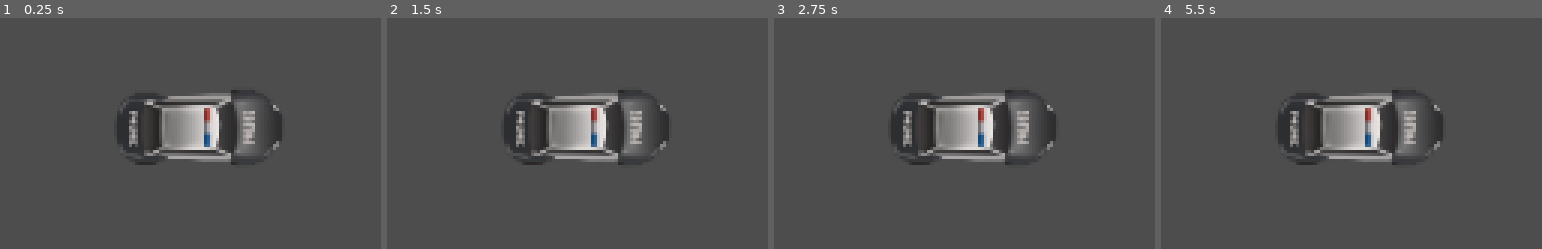
Above: before the commit, frames 1-4 (left to right).
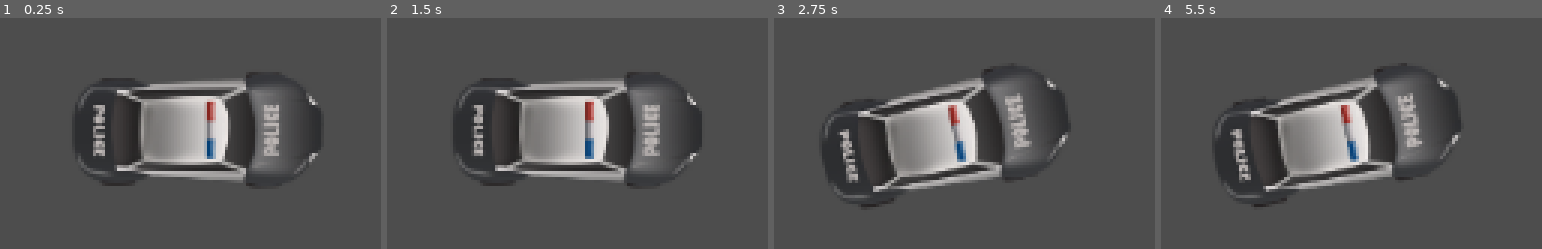
Above: after the commit, the same moments.

Repository: pedroHPlins/Organ_Rush
Game: Godot game, scene res://Main.tscn
Two runs of this game, one before a commit and one after it. Both use one fixed random seed, a clock stepped at 60 frames per second and the inputs below.
Inputs:
- Up to frame 1 (0.25 s): no input
- Up to frame 2 (1.5 s): tap Enter at 0.5 s; hold Right (steer_right) 0.53-1.28 s; hold Shift (drift) 0.53-1.28 s; tap Space at 1.25 s; hold Down (brake) from 1.28 s (still down); tap Shift (drift) at 1.35 s
- Up to frame 3 (2.75 s): release Down (brake) at 2.03 s; hold Right (steer_right) from 2.03 s (still down); hold Shift (drift) from 2.03 s (still down)
- Up to frame 4 (5.5 s): release Right (steer_right) at 2.78 s; release Shift (drift) at 2.78 s; hold Up (accelerate) 2.78-3.53 s; tap Shift (drift) at 2.85, 4.35 s; hold Shift (drift) 3.53-4.28 s; hold Left (steer_left) 3.53-5.03 s; hold Down (brake) from 5.03 s (still down); hold Shift (drift) from 5.03 s (still down)

The runs differ from the first frame. In frame 1, 16% of the frame differs, in the area x 19-85%, y 23-73%; in frame 2, 17%; in frame 3, 18%, in the area x 12-78%, y 20-82%; in frame 4, 17%.
Error before the commit: Parse Error: Member "velocity" redefined (original in native class 'CharacterBody2D') (res://Player.gd:10)

Commit message:
Correcao Player.gd

Diff:
--- a/Main.tscn
+++ b/Main.tscn
@@ -1,10 +1,10 @@
-[gd_scene load_steps=3 format=2]
+[gd_scene load_steps=3 format=3 uid="uid://sty7ijite2dj"]
 
-[ext_resource path="res://Track.tscn" type="PackedScene" id=1]
-[ext_resource path="res://Player.tscn" type="PackedScene" id=2]
+[ext_resource type="PackedScene" uid="uid://dehbevv0spxwn" path="res://Track.tscn" id="1"]
+[ext_resource type="PackedScene" uid="uid://c0ycsxtpvq4j1" path="res://Player.tscn" id="2"]
 
 [node name="Main" type="Node2D"]
 
-[node name="Player" parent="." instance=ExtResource( 2 )]
+[node name="Player" parent="." instance=ExtResource("2")]
 
-[node name="Track" parent="." instance=ExtResource( 1 )]
+[node name="Track" parent="." instance=ExtResource("1")]
--- a/Player.gd
+++ b/Player.gd
@@ -1,13 +1,12 @@
 extends CharacterBody2D
 
 # Configurações de movimento
-@export var max_speed = 500
-@export var acceleration = 800
+@export var max_speed = 250
+@export var acceleration = 80
 @export var steering = 2.5
 @export var friction = 0.97
 @export var drift_factor = 0.95
 
-var velocity = Vector2.ZERO
 var speed = 0
 var drift = false
 
--- a/Player.tscn
+++ b/Player.tscn
@@ -1,29 +1,29 @@
-[gd_scene load_steps=4 format=2]
+[gd_scene load_steps=4 format=3 uid="uid://c0ycsxtpvq4j1"]
 
-[ext_resource path="res://Player.gd" type="Script" id=1]
-[ext_resource path="res://Sprites/Police.png" type="Texture2D" id=2]
+[ext_resource type="Script" path="res://Player.gd" id="1"]
+[ext_resource type="Texture2D" uid="uid://cgtql4heamlct" path="res://assets/Sprites/Police.png" id="2"]
 
-[sub_resource type="RectangleShape2D" id=1]
-extents = Vector2( 23.0001, 50.1875 )
+[sub_resource type="RectangleShape2D" id="1"]
+size = Vector2(46.0002, 100.375)
 
 [node name="Player" type="CharacterBody2D"]
-scale = Vector2( 0.75, 0.75 )
 z_index = 1
-script = ExtResource( 1 )
+scale = Vector2(0.75, 0.75)
+script = ExtResource("1")
 
 [node name="Sprite2D" type="Sprite2D" parent="."]
-position = Vector2( 0, 1 )
+position = Vector2(0, 1)
 rotation = 1.5708
-scale = Vector2( 0.5, 0.5 )
-texture = ExtResource( 2 )
+scale = Vector2(0.25, 0.25)
+texture = ExtResource("2")
 
 [node name="CollisionShape2D" type="CollisionShape2D" parent="."]
-position = Vector2( -2, 0 )
+position = Vector2(-2, 0)
 rotation = 1.5708
-scale = Vector2( 0.75, 0.75 )
-shape = SubResource( 1 )
+scale = Vector2(0.75, 0.75)
+shape = SubResource("1")
 
 [node name="Camera2D" type="Camera2D" parent="."]
-scale = Vector2( 0.75, 0.75 )
-current = true
+scale = Vector2(0.25, 0.25)
+zoom = Vector2(3, 3)
 position_smoothing_enabled = true
--- a/Track.tscn
+++ b/Track.tscn
@@ -1,28 +1,11 @@
-[gd_scene load_steps=3 format=2]
+[gd_scene load_steps=2 format=3 uid="uid://dehbevv0spxwn"]
 
-[ext_resource path="res://assets/tracks/TD racing assets.png" type="Texture2D" id=1]
-
-[sub_resource type="TileSet" id=1]
-0/name = "TD racing assets.png 0"
-0/texture = ExtResource( 1 )
-0/tex_offset = Vector2( 0, 0 )
-0/modulate = Color( 1, 1, 1, 1 )
-0/region = Rect2( 176, 224, 64, 64 )
-0/tile_mode = 0
-0/occluder_offset = Vector2( 0, 0 )
-0/navigation_offset = Vector2( 0, 0 )
-0/shape_offset = Vector2( 0, 0 )
-0/shape_transform = Transform2D( 1, 0, 0, 1, 0, 0 )
-0/shape_one_way = false
-0/shape_one_way_margin = 0.0
-0/shapes = [  ]
-0/z_index = 0
+[sub_resource type="TileSet" id="TileSet_euwps"]
+terrain_set_0/mode = 0
+terrain_set_0/terrain_0/name = "Pista"
+terrain_set_0/terrain_0/color = Color(0.5, 0.34375, 0.25, 1)
 
 [node name="Track" type="Node2D"]
 
-[node name="Estrada" type="TileMap" parent="."]
-show_behind_parent = true
-tile_set = SubResource( 1 )
-cell_tile_origin = 1
-collision_layer = 2
-format = 1
+[node name="TileMapLayer" type="TileMapLayer" parent="."]
+tile_set = SubResource("TileSet_euwps")
--- a/default_env.tres
+++ b/default_env.tres
@@ -1,7 +1,7 @@
-[gd_resource type="Environment" load_steps=2 format=2]
+[gd_resource type="Environment" load_steps=2 format=3 uid="uid://ckc7h6nbash6b"]
 
-[sub_resource type="Sky" id=1]
+[sub_resource type="Sky" id="1"]
 
 [resource]
 background_mode = 2
-background_sky = SubResource( 1 )
+sky = SubResource("1")
Not shown, removed: Sprites/Police.png.import
Renamed: Sprites/Police.png -> assets/Sprites/Police.png
Not shown, changed: assets/Sprites/Police.png.import
Binary file removed: assets/tracks/Grass_Tile.png
Binary file removed: assets/tracks/TD racing assets.png
Binary file added: assets/tracks/roads2W.png
Not shown, changed: assets/tracks/roads2W.png.import
Not shown, added: .gitignore
Not shown, removed: git.gitignore
